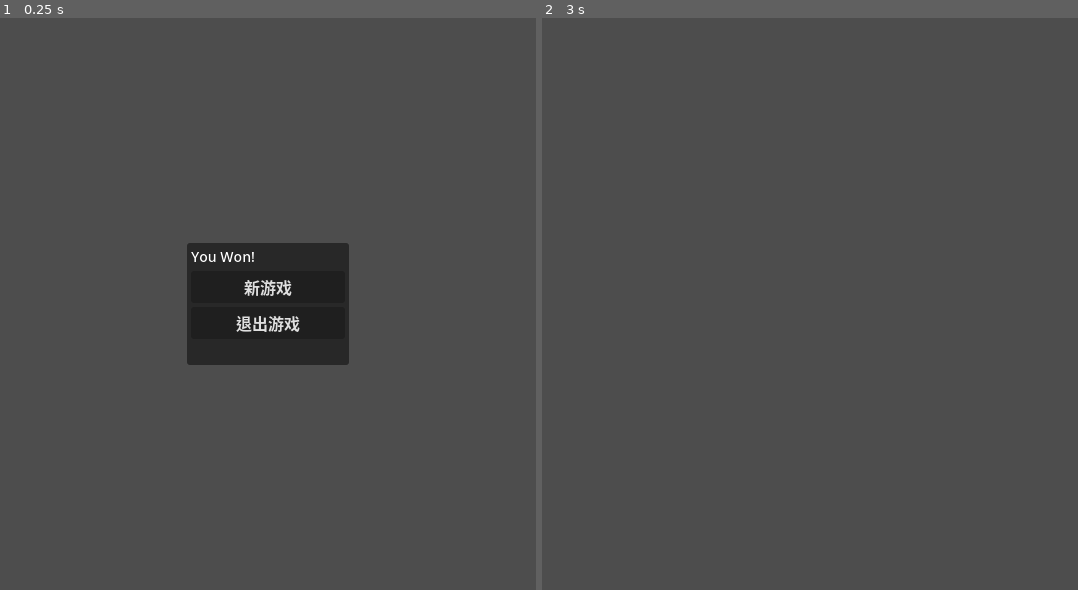
Above: before the commit, frames 1-2 (left to right).
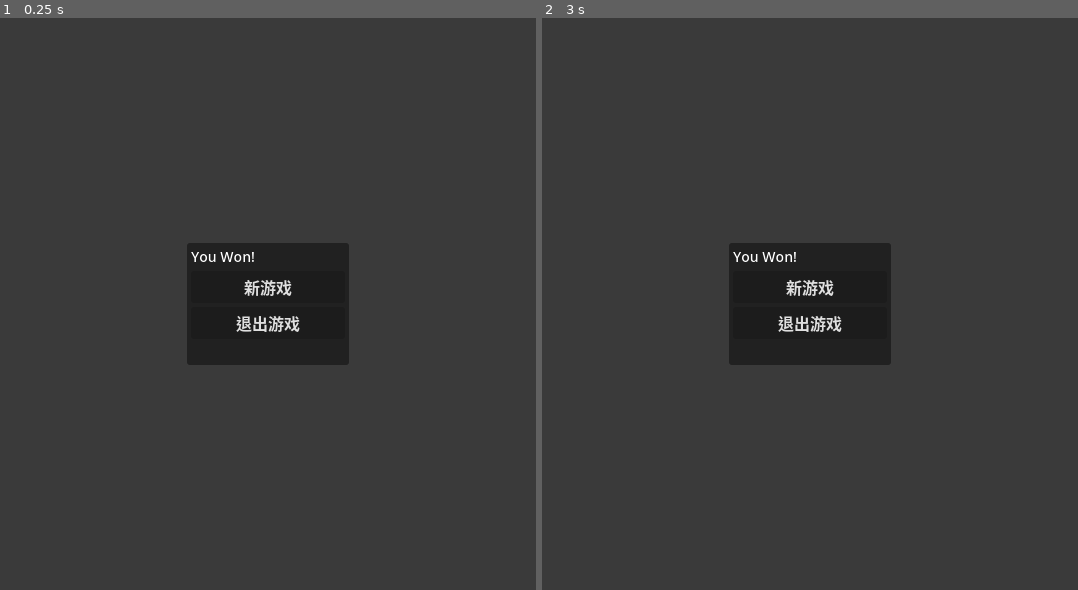
Above: after the commit, the same moments.

Repository: WangLuofan/FreeCell
Game: Godot game, scene res://Scenes/dialog.tscn
The game is run twice, just before and just after one commit, with the same random seed, the same clock (stepped at 60 frames per second) and the same inputs. This scene is started directly instead of the project's main scene.
Inputs (mouse positions are in pixels of both pictures, inside the frame that each line leads up to):
- Up to frame 1 (0.25 s): no input
- Up to frame 2 (3 s): click (810, 286) at 0.5 s, where only the run after the commit has a clickable "新游戏"; click (810, 286) at 1.25 s, where only the run after the commit has a clickable "新游戏"; click (810, 286) at 2 s, where only the run after the commit has a clickable "新游戏"; tap Enter at 2.75 s; move the mouse to (927, 275) at 2.77 s; click (927, 275) at 2.92 s

The runs differ from the first frame. In frame 2, 6.4% of the frame differs, in the area x 34-66%, y 39-61%.

Commit message:
[Update]修复弹窗问题

Diff:
--- a/Scenes/dialog.tscn
+++ b/Scenes/dialog.tscn
@@ -3,18 +3,17 @@
 [ext_resource type="Script" uid="uid://dcvlkc6jg7mlq" path="res://Scripts/dialog.gd" id="1_irs7l"]
 
 [node name="Dialog" type="Control" unique_id=1727841779]
-visible = false
 z_index = 999
 layout_mode = 3
 anchors_preset = 0
-offset_right = 40.0
-offset_bottom = 40.0
+offset_right = 536.0
+offset_bottom = 568.0
 script = ExtResource("1_irs7l")
 
 [node name="ColorRect" type="ColorRect" parent="." unique_id=1167731145]
 layout_mode = 0
-offset_right = 40.0
-offset_bottom = 40.0
+offset_right = 533.0
+offset_bottom = 571.0
 color = Color(0, 0, 0, 0.23529412)
 
 [node name="PopupPanel" type="PopupPanel" parent="." unique_id=1930617291]
--- a/Scripts/dialog.gd
+++ b/Scripts/dialog.gd
@@ -2,13 +2,34 @@
 class_name Dialog
 
 @onready var color_rect: ColorRect = $ColorRect
+@onready var popup_panel: PopupPanel = $PopupPanel
 @onready var label: Label = $PopupPanel/VBoxContainer/Label
 @onready var confirm: Button = $PopupPanel/VBoxContainer/Confirm
 @onready var exit: Button = $PopupPanel/VBoxContainer/Exit
 
 # Called when the node enters the scene tree for the first time.
 func _ready() -> void:
-	self.color_rect.size = get_viewport().get_visible_rect().size
+	# 让 Dialog 根节点填满整个视口
+	self.set_anchors_preset(Control.PRESET_FULL_RECT)
+	self.size = get_viewport().get_visible_rect().size
+	self.mouse_filter = Control.MOUSE_FILTER_STOP
+
+	# 让 ColorRect 填满整个父节点
+	self.color_rect.set_anchors_preset(Control.PRESET_FULL_RECT)
+	self.color_rect.size = self.size
+
+	# 让 ColorRect 拦截所有鼠标事件，防止穿透到下层
+	self.color_rect.mouse_filter = Control.MOUSE_FILTER_STOP
+	self.color_rect.gui_input.connect(_on_color_rect_input)
+
+	# 禁用 PopupPanel 点击外部关闭的行为
+	popup_panel.set_flag(Window.FLAG_POPUP, false)
+
+# 拦截背景点击事件，防止穿透
+func _on_color_rect_input(event: InputEvent) -> void:
+	if event is InputEventMouseButton:
+		# 消耗掉这个事件，不让它传递到下层
+		get_viewport().set_input_as_handled()
 
 func show_dialog(won: bool, confirm_action: Callable) -> void:
 	self.label.text = 'You Won!' if won else 'You Lose!'
--- a/Scripts/game.gd
+++ b/Scripts/game.gd
@@ -182,7 +182,7 @@
 		if card_buffer.cards.is_empty():
 			free_buffers += 1
 	for table_row in self.table_rows:
-		if table_row.cards.size() <= 0:
+		if table_row.stack_index < 8 and table_row.cards.size() <= 0:
 			free_columns += 1
 
 	return int((free_buffers + 1) * pow(2, free_columns))
